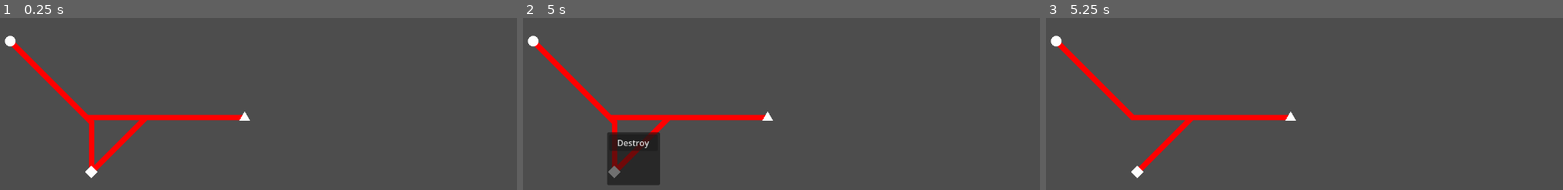
Above: before the commit, frames 1-3 (left to right).
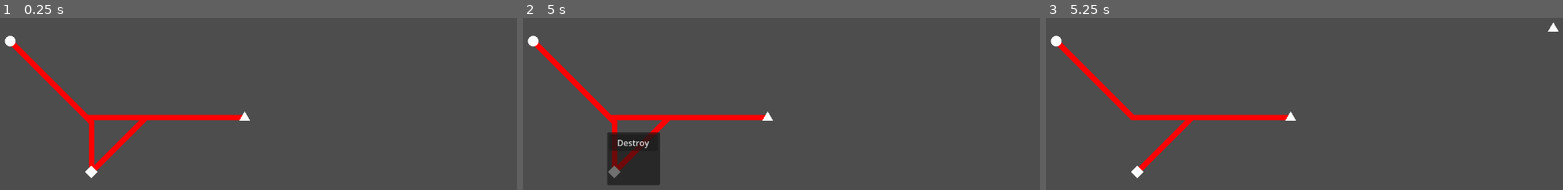
Above: after the commit, the same moments.

Repository: 9thAzure/CarbonCommuter
Game: Godot game, scene res://main/main.tscn
Same seed, same stepped clock (60 frames per second), same inputs: the game is played once before the commit and once after it.
Inputs (mouse positions are in pixels of both pictures, inside the frame that each line leads up to):
- Up to frame 1 (0.25 s): no input
- Up to frame 2 (5 s): tap Enter at 0.5, 2, 3.5 s; move the mouse to (926, 165) at 0.52 s; click (926, 165) at 0.67 s; tap Space at 1.25, 2.75, 4.25 s; move the mouse to (outside the picture) at 1.27 s; click (outside the picture) at 1.42 s; move the mouse to (848, 109) at 2.02 s; click (848, 109) at 2.17 s; move the mouse to (outside the picture) at 2.77 s; click (outside the picture) at 2.92 s; move the mouse to (outside the picture) at 3.52 s; click (outside the picture) at 3.67 s; move the mouse to (605, 131) at 4.27 s; click (605, 131) at 4.42 s
- Up to frame 3 (5.25 s): click "Destroy" at 5 s

Frames 1-2 are identical in both runs. In frame 3, less than 0.1% of the frame differs, in the area x 97-100%, y 2-8%.
Error before the commit: Assertion failed. (res://transport/line/line.gd:76)

Commit message:
Added random station spawns at 20s intervals

Diff:
--- /dev/null
+++ b/main/main.gd
@@ -0,0 +1,18 @@
+extends Node
+
+@export var station_scene: PackedScene
+
+func _on_timer_timeout() -> void:
+	spawn_station()
+
+func spawn_station():
+	var station = station_scene.instantiate()
+	station.position = get_random_spawn_position()
+	print(station.position)
+	station.station_type = randi_range(0, 2)
+	add_child(station)
+
+func get_random_spawn_position() -> Vector2:
+	var x = randf_range(0, 1152)  # Adjust to your game size
+	var y = randf_range(0, 648)
+	return Vector2(x, y)
--- a/main/main.tscn
+++ b/main/main.tscn
@@ -1,11 +1,14 @@
-[gd_scene load_steps=5 format=3 uid="uid://uyxbuxwhflhv"]
+[gd_scene load_steps=6 format=3 uid="uid://uyxbuxwhflhv"]
 
+[ext_resource type="Script" uid="uid://c1ed4io4y5vd5" path="res://main/main.gd" id="1_3wy1v"]
 [ext_resource type="PackedScene" uid="uid://b0bpoejkkx6vl" path="res://transport/station/station.tscn" id="1_53q0u"]
 [ext_resource type="PackedScene" uid="uid://b6qffreg11fit" path="res://transport/line/line.tscn" id="2_pjrb6"]
 [ext_resource type="PackedScene" uid="uid://dcqldbx31pi3v" path="res://menu/line_creator/line_creator.tscn" id="3_c651c"]
 [ext_resource type="PackedScene" uid="uid://7hbacueo444g" path="res://menu/popup_manager/popup_manager.tscn" id="3_xwkvk"]
 
 [node name="Main" type="Node"]
+script = ExtResource("1_3wy1v")
+station_scene = ExtResource("1_53q0u")
 
 [node name="Station" parent="." instance=ExtResource("1_53q0u")]
 position = Vector2(90, 54)
@@ -35,4 +38,9 @@
 [node name="LineCreator" parent="." node_paths=PackedStringArray("line_root") instance=ExtResource("3_c651c")]
 line_root = NodePath("..")
 
+[node name="Timer" type="Timer" parent="."]
+wait_time = 5.0
+autostart = true
+
 [connection signal="create_line" from="PopupManager" to="LineCreator" method="_on_popup_manager_create_line"]
+[connection signal="timeout" from="Timer" to="." method="_on_timer_timeout"]
--- a/project.godot
+++ b/project.godot
@@ -25,4 +25,4 @@
 
 [rendering]
 
-renderer/rendering_method="mobile"
+renderer/rendering_method="gl_compatibility"
--- a/transport/line/line.gd
+++ b/transport/line/line.gd
@@ -73,7 +73,7 @@
 
 	# Set color based on mode
 	line_color = props.color
-	assert(distance > 0)
+	#assert(distance > 0)
 	# Calculate construction cost (will be accurate after _draw calculates distance)
 	carbon_cost = distance * base_carbon_cost * props.cost_multiplier
 
Not shown, added: main/main.gd.uid
